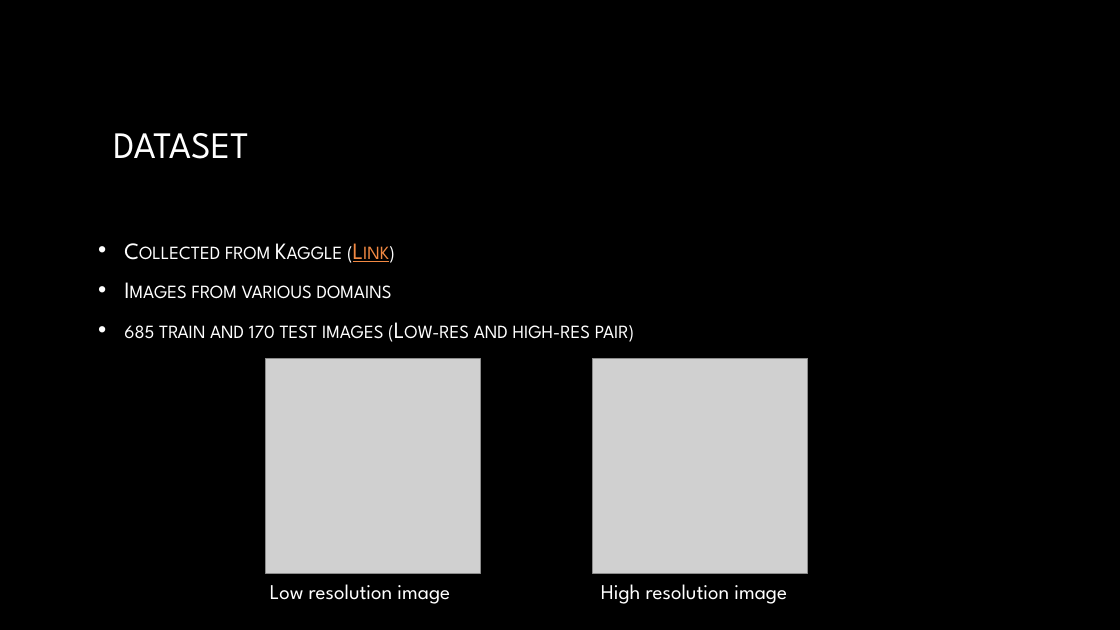
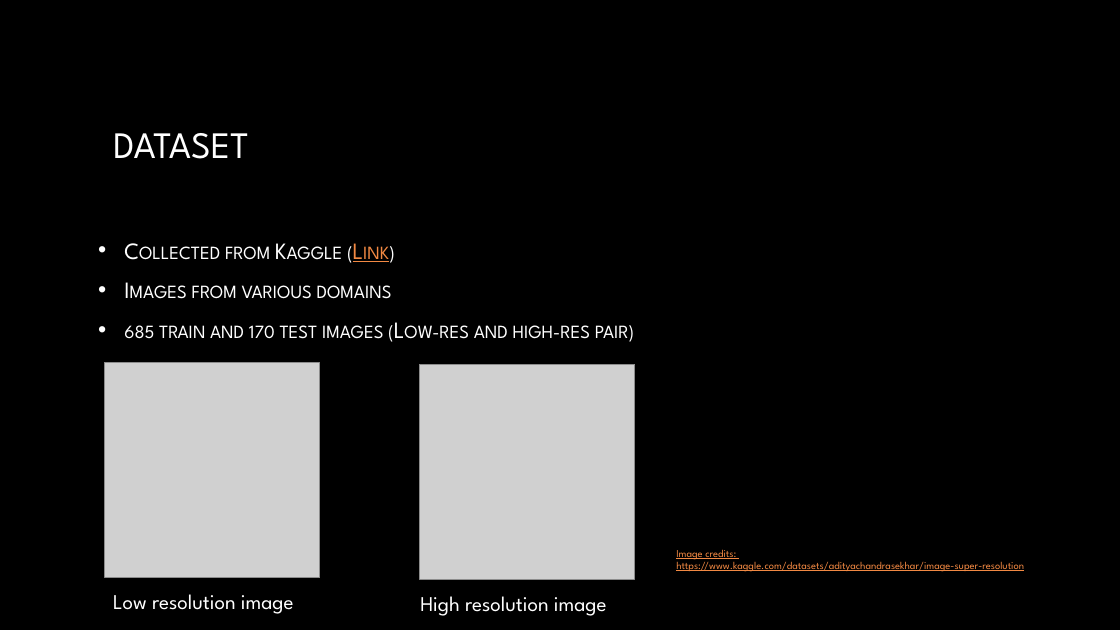
Before and after one commit to kaushikm10/CSCI-5922-Deep-Learning-Project, a slide deck: slide 4 of Image Super resolution.pptx. Drawn at 1120x630 pixels with LibreOffice and Linux fonts; fonts in the diff are those of the drawing; grey boxes stand for pictures; background and template pictures are left out. Boxes give left, top, right and bottom in pixels: in the first picture for what was removed or moved away, otherwise in the second. Text is boxed around its words. In the diff, an @@ line names an element or a change of style, - is before the commit and + after.

```diff
--- a/Image Super resolution.pptx
+++ b/Image Super resolution.pptx
@@ picture moved from (x1=266, y1=358, x2=481, y2=573) to (x1=105, y1=363, x2=320, y2=578) @@
@@ picture moved from (x1=592, y1=358, x2=807, y2=573) to (x1=420, y1=365, x2=635, y2=580) @@
@@ text added at (x1=676, y1=549, x2=1024, y2=572), 9 pt, text #F28943, underline @@
+Image credits:
+https://www.kaggle.com/datasets/adityachandrasekhar/image-super-resolution
@@ text "Low resolution image" moved from (x1=270, y1=584, x2=450, y2=604) to (x1=113, y1=594, x2=294, y2=614) @@
@@ text "High resolution image" moved from (x1=601, y1=584, x2=787, y2=604) to (x1=420, y1=596, x2=607, y2=616) @@
```
Also in this commit, not shown: 7 other slides changed, 1 slide added, 1 other file.
